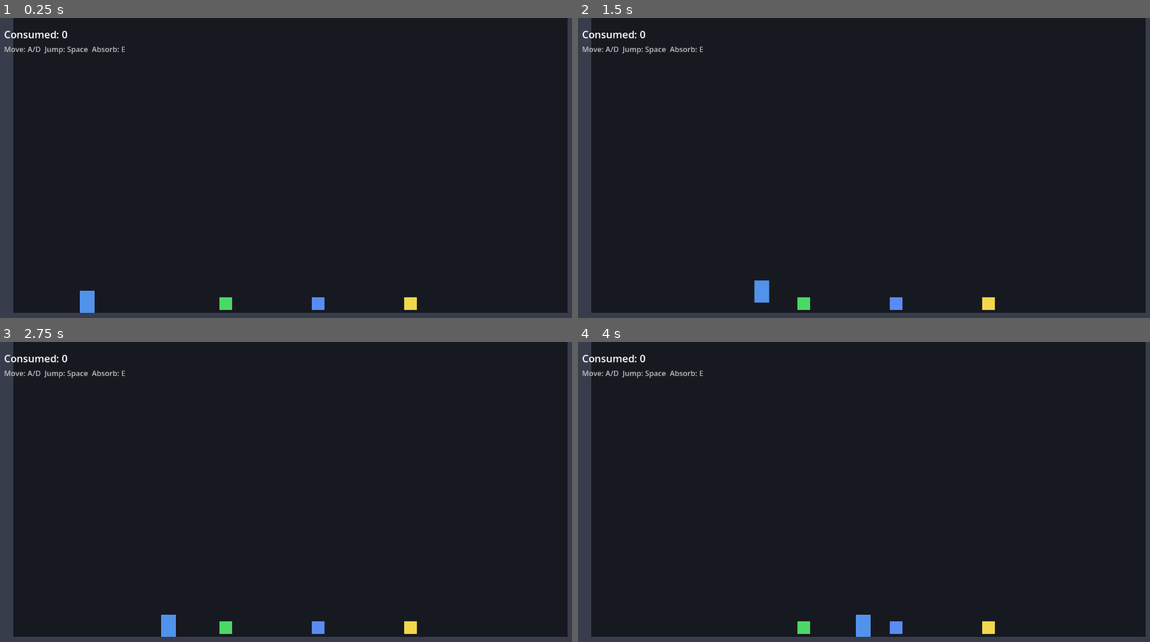
Above: before the commit, frames 1-4 (two rows, left to right).
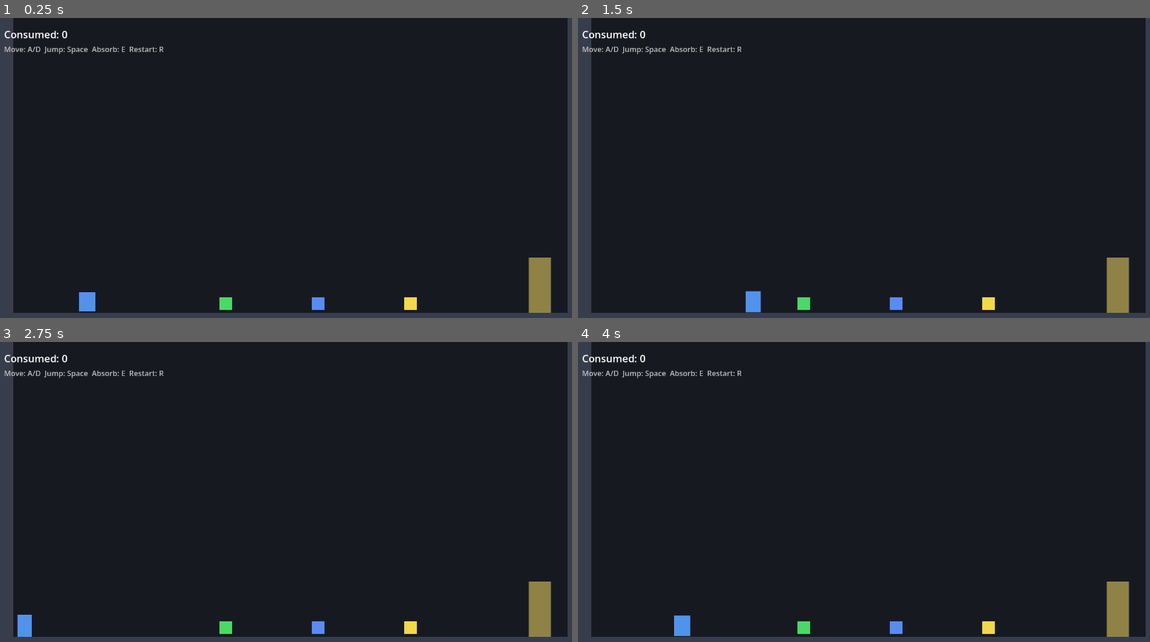
Above: after the commit, the same moments.

Repository: Crazyfer/geims
Game: Godot game, scene res://scenes/PrototypeScene.tscn
Same seed, same stepped clock (60 frames per second), same inputs: the game is played once before the commit and once after it.
Inputs:
- Up to frame 1 (0.25 s): no input
- Up to frame 2 (1.5 s): tap Enter at 0.5 s; hold D (move_right) from 0.53 s (still down); tap R at 0.6 s; tap Space (jump) at 0.77 s; tap E (interact) at 1.35 s
- Up to frame 3 (2.75 s): tap Space (jump) at 1.52 s; tap R at 1.55, 2.1 s; release D (move_right) at 2.03 s; hold A (move_left) from 2.03 s (still down)
- Up to frame 4 (4 s): release A (move_left) at 2.78 s; hold D (move_right) from 2.78 s (still down); tap R at 2.85, 3.8 s; tap Space (jump) at 3.02, 3.77 s; tap E (interact) at 3.6 s

The runs differ from the first frame. In frame 1, 0.8% of the frame differs, in the area x 13-97%, y 9-99%; in frame 2, 1.1%; in frame 3, 1.2%; in frame 4, 1.2%, in the area x 16-97%, y 9-99%.

Commit message:
feat: add player state animations and pacifist-route ending
- Player tracks idle/run/jump/fall states with scale-based feedback
  (idle bob, run wobble, jump stretch, fall flatten, land squash) plus
  horizontal facing flip
- New Goal area at right side of scene; entering triggers ending panel
- Pacifist route message when consumed_objects == 0, otherwise standard
  scene-complete summary
- R key reloads scene; HUD hint updated to advertise the control

Co-Authored-By: Claude Sonnet 4.6 <noreply@anthropic.com>

Diff:
--- /dev/null
+++ b/scenes/Goal.tscn
@@ -0,0 +1,18 @@
+[gd_scene format=3 uid="uid://bgoal001"]
+
+[ext_resource type="Script" path="res://scripts/goal_area.gd" id="1_goal"]
+
+[sub_resource type="RectangleShape2D" id="RectangleShape2D_goal"]
+size = Vector2(48, 120)
+
+[node name="Goal" type="Area2D"]
+collision_layer = 0
+collision_mask = 1
+script = ExtResource("1_goal")
+
+[node name="Visual" type="Polygon2D" parent="."]
+color = Color(0.95, 0.85, 0.4, 0.55)
+polygon = PackedVector2Array(-24, -60, 24, -60, 24, 60, -24, 60)
+
+[node name="CollisionShape2D" type="CollisionShape2D" parent="."]
+shape = SubResource("RectangleShape2D_goal")
--- a/scenes/Player.tscn
+++ b/scenes/Player.tscn
@@ -9,7 +9,7 @@
 [sub_resource type="RectangleShape2D" id="RectangleShape2D_reach"]
 size = Vector2(72, 64)
 
-[node name="Player" type="CharacterBody2D"]
+[node name="Player" type="CharacterBody2D" groups=["player"]]
 script = ExtResource("1_player")
 
 [node name="Visual" type="Polygon2D" parent="."]
--- a/scenes/PrototypeScene.tscn
+++ b/scenes/PrototypeScene.tscn
@@ -3,6 +3,7 @@
 [ext_resource type="Script" path="res://scripts/prototype_scene.gd" id="0_proto"]
 [ext_resource type="PackedScene" uid="uid://bplayer001" path="res://scenes/Player.tscn" id="1_player"]
 [ext_resource type="PackedScene" uid="uid://babsorb001" path="res://scenes/AbsorbableObject.tscn" id="2_absorb"]
+[ext_resource type="PackedScene" uid="uid://bgoal001" path="res://scenes/Goal.tscn" id="3_goal"]
 
 [sub_resource type="RectangleShape2D" id="RectangleShape2D_floor"]
 size = Vector2(1280, 80)
@@ -68,6 +69,9 @@
 position = Vector2(900, 620)
 capsule_color = Color(0.95, 0.85, 0.3, 1)
 
+[node name="Goal" parent="." instance=ExtResource("3_goal")]
+position = Vector2(1180, 580)
+
 [node name="HUD" type="CanvasLayer" parent="."]
 
 [node name="ConsumedLabel" type="Label" parent="HUD"]
@@ -83,6 +87,31 @@
 offset_top = 56.0
 offset_right = 600.0
 offset_bottom = 88.0
-text = "Move: A/D  Jump: Space  Absorb: E"
+text = "Move: A/D  Jump: Space  Absorb: E  Restart: R"
 theme_override_font_sizes/font_size = 16
 modulate = Color(0.75, 0.75, 0.75, 1)
+
+[node name="EndingPanel" type="ColorRect" parent="HUD"]
+visible = false
+anchor_left = 0.5
+anchor_top = 0.5
+anchor_right = 0.5
+anchor_bottom = 0.5
+offset_left = -300.0
+offset_top = -110.0
+offset_right = 300.0
+offset_bottom = 110.0
+color = Color(0.05, 0.06, 0.08, 0.92)
+
+[node name="EndingLabel" type="Label" parent="HUD/EndingPanel"]
+anchor_right = 1.0
+anchor_bottom = 1.0
+offset_left = 16.0
+offset_top = 16.0
+offset_right = -16.0
+offset_bottom = -16.0
+horizontal_alignment = 1
+vertical_alignment = 1
+autowrap_mode = 2
+text = ""
+theme_override_font_sizes/font_size = 22
--- /dev/null
+++ b/scripts/goal_area.gd
@@ -0,0 +1,12 @@
+extends Area2D
+
+signal goal_reached(player: Node)
+
+
+func _ready() -> void:
+	body_entered.connect(_on_body_entered)
+
+
+func _on_body_entered(body: Node) -> void:
+	if body.is_in_group("player"):
+		goal_reached.emit(body)
--- a/scripts/player.gd
+++ b/scripts/player.gd
@@ -4,10 +4,16 @@
 const JUMP_VELOCITY: float = -450.0
 const GRAVITY: float = 1200.0
 
+enum State { IDLE, RUN, JUMP, FALL }
+
 @onready var _interaction_area: Area2D = $InteractionArea
 @onready var _visual: Polygon2D = $Visual
 
+var _state: State = State.IDLE
+var _facing: float = 1.0
+var _was_on_floor: bool = true
 var _absorb_lock: bool = false
+var _land_squash: float = 0.0
 
 
 func _physics_process(delta: float) -> void:
@@ -22,8 +28,25 @@
 
 	move_and_slide()
 
+	if direction != 0.0:
+		_facing = sign(direction)
+
+	var on_floor: bool = is_on_floor()
+	if on_floor and not _was_on_floor:
+		_land_squash = 1.0
+	_was_on_floor = on_floor
+
+	if not on_floor:
+		_state = State.JUMP if velocity.y < 0.0 else State.FALL
+	elif absf(velocity.x) > 1.0:
+		_state = State.RUN
+	else:
+		_state = State.IDLE
+
 	if Input.is_action_just_pressed("interact"):
 		_try_absorb()
+
+	_update_visual(delta)
 
 
 func _try_absorb() -> void:
@@ -38,7 +61,33 @@
 
 
 func _play_absorb_animation() -> void:
-	var tween := create_tween()
-	tween.tween_property(_visual, "scale", Vector2(1.15, 0.85), 0.08)
-	tween.tween_property(_visual, "scale", Vector2(1.0, 1.0), 0.12)
+	var tween: Tween = create_tween()
+	tween.tween_property(_visual, "scale", Vector2(1.2 * _facing, 0.82), 0.08)
+	tween.tween_property(_visual, "scale", Vector2(1.0 * _facing, 1.0), 0.12)
 	tween.tween_callback(func() -> void: _absorb_lock = false)
+
+
+func _update_visual(delta: float) -> void:
+	if _absorb_lock:
+		return
+
+	var target_scale: Vector2 = Vector2(1.0, 1.0)
+
+	match _state:
+		State.IDLE:
+			var bob: float = sin(Time.get_ticks_msec() / 280.0) * 0.02
+			target_scale = Vector2(1.0, 1.0 + bob)
+		State.RUN:
+			var wob: float = sin(Time.get_ticks_msec() / 90.0) * 0.04
+			target_scale = Vector2(1.0 - wob, 1.0 + wob)
+		State.JUMP:
+			target_scale = Vector2(0.88, 1.18)
+		State.FALL:
+			target_scale = Vector2(1.06, 0.94)
+
+	if _land_squash > 0.0:
+		target_scale = target_scale.lerp(Vector2(1.2, 0.8), _land_squash)
+		_land_squash = maxf(0.0, _land_squash - delta * 6.0)
+
+	target_scale.x *= _facing
+	_visual.scale = _visual.scale.lerp(target_scale, clampf(delta * 18.0, 0.0, 1.0))
--- a/scripts/prototype_scene.gd
+++ b/scripts/prototype_scene.gd
@@ -1,13 +1,36 @@
 extends Node2D
 
 @onready var _consumed_label: Label = $HUD/ConsumedLabel
+@onready var _ending_panel: ColorRect = $HUD/EndingPanel
+@onready var _ending_label: Label = $HUD/EndingPanel/EndingLabel
+@onready var _goal: Area2D = $Goal
+
+var _ended: bool = false
 
 
 func _ready() -> void:
 	GameState.reset()
 	GameState.consumed_changed.connect(_on_consumed_changed)
+	_goal.goal_reached.connect(_on_goal_reached)
+	_ending_panel.visible = false
 	_consumed_label.text = "Consumed: 0"
 
 
 func _on_consumed_changed(count: int) -> void:
 	_consumed_label.text = "Consumed: %d" % count
+
+
+func _on_goal_reached(_player: Node) -> void:
+	if _ended:
+		return
+	_ended = true
+	if GameState.consumed_objects == 0:
+		_ending_label.text = "Completaste la escena sin consumir colores.\nRuta pacifista desbloqueada.\n\nPress R to retry."
+	else:
+		_ending_label.text = "Scene complete.\nConsumed: %d\n\nPress R to retry." % GameState.consumed_objects
+	_ending_panel.visible = true
+
+
+func _unhandled_input(event: InputEvent) -> void:
+	if event is InputEventKey and event.pressed and event.keycode == KEY_R:
+		get_tree().reload_current_scene()
